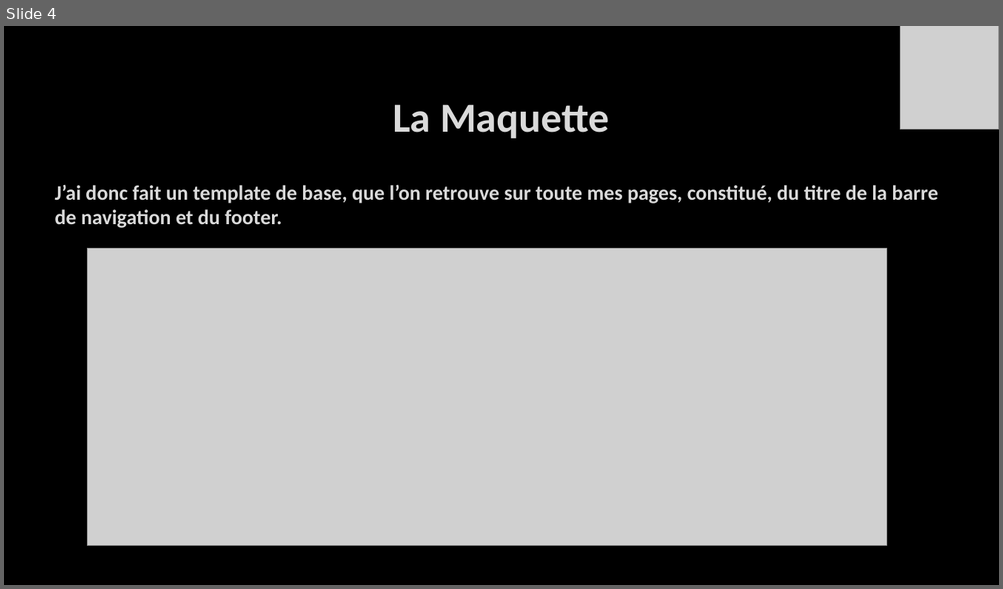
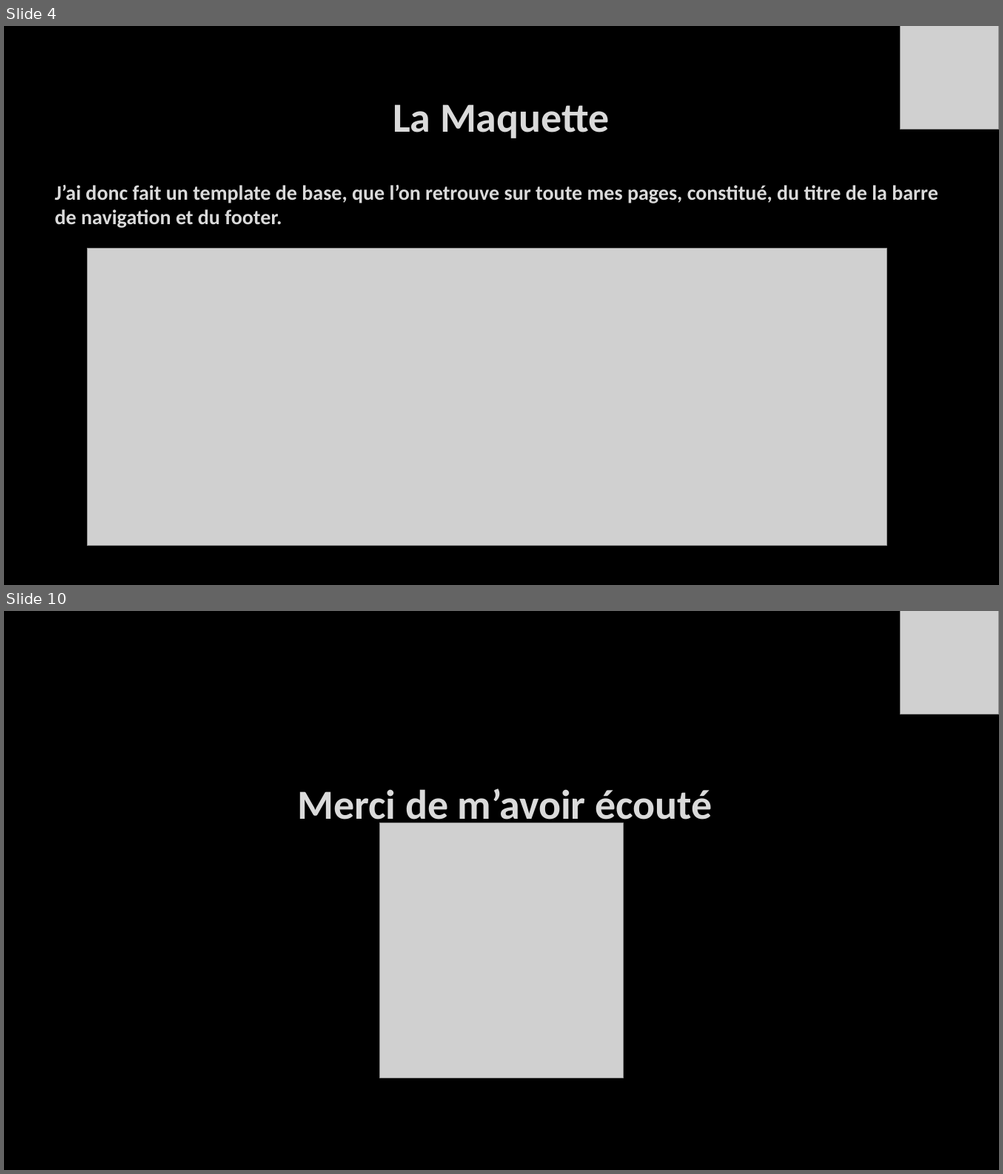
Before and after one commit to RuBy-67/E5, a slide deck: zEn +/Buy your space place.pptx. Shown one above the other, each under a label of ours: slide 4 before the commit, slides 4 and 10 after it; the slides between them are not shown. The pictures are 1003x589 and 1003x1174 pixels, drawn with LibreOffice and Linux fonts; fonts in the diff are those of the drawing; grey boxes stand for pictures; background and template pictures are left out. Boxes give left, top, right and bottom in pixels: in the first picture for what was removed or moved away, otherwise in the second. Text is boxed around its words. In the diff, an @@ line names an element or a change of style, - is before the commit and + after.

```diff
--- a/zEn +/Buy your space place.pptx
+++ b/zEn +/Buy your space place.pptx
@@ slide 10 added at (4, 611, 999, 1170), background picture (left out) @@
@@ picture added at (900, 611, 999, 714) @@
@@ title added at (297, 789, 711, 829), 40 pt, text #DADADA, bold @@
+Merci de m’avoir écouté
@@ picture added at (380, 823, 623, 1079) @@
```
Also in this commit, not shown: 6 slides changed, 10 other files.
